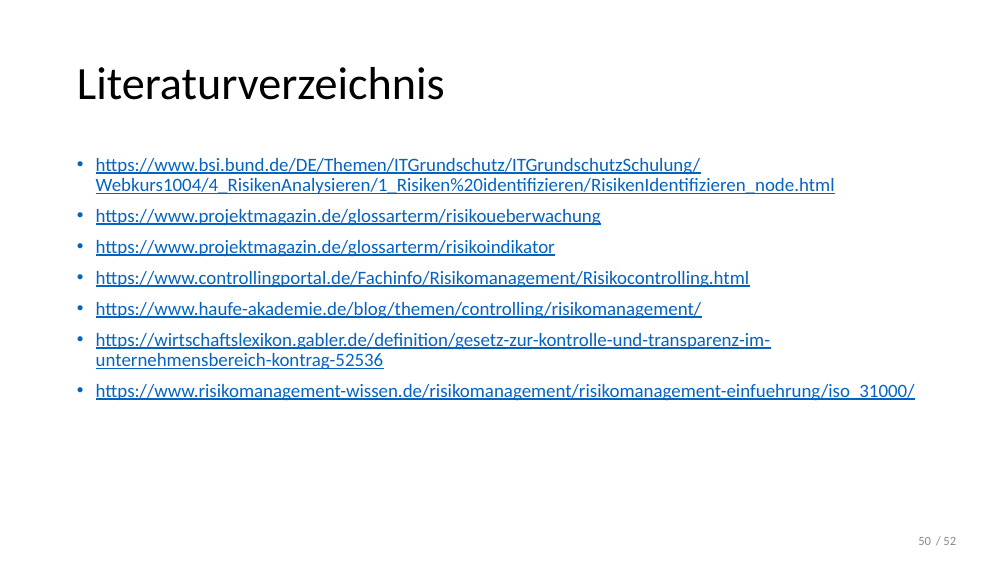
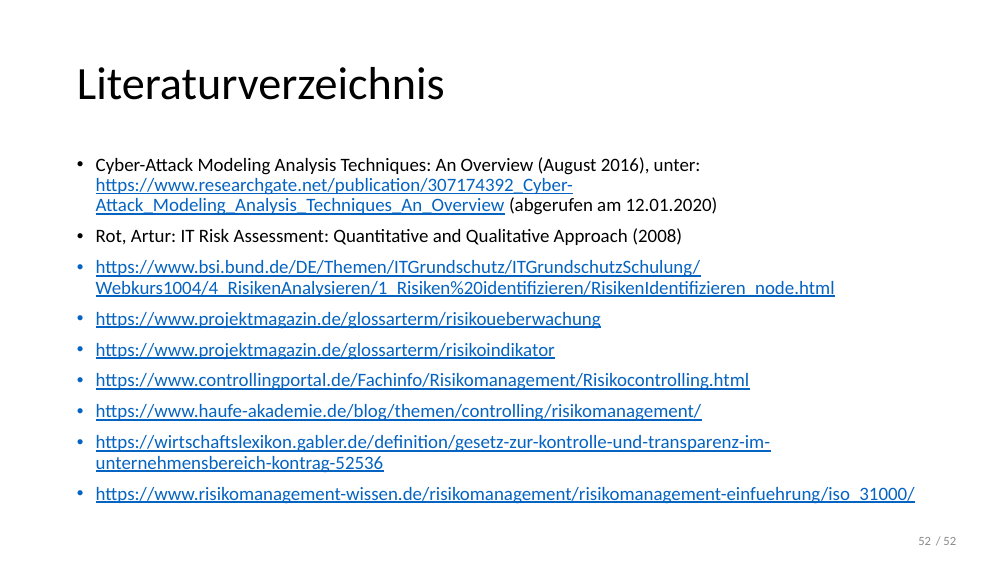
Before and after one commit to LennartDuemke/Sicherheit, a slide deck: slide 52 of Risikomanagement.pptx (slide 50 before the commit). Drawn at 1008x567 pixels with LibreOffice and Linux fonts; fonts in the diff are those of the drawing. Boxes give left, top, right and bottom in pixels: in the first picture for what was removed or moved away, otherwise in the second. Text is boxed around its words. In the diff, an @@ line names an element or a change of style, - is before the commit and + after.

```diff
--- a/Risikomanagement.pptx
+++ b/Risikomanagement.pptx
@@ text at <box>96,157,718,245</box>: paragraphs added @@
+• Cyber-Attack Modeling Analysis Techniques: An Overview (August 2016), unter: https://www.researchgate.net/publication/307174392_Cyber-Attack_Modeling_Analysis_Techniques_An_Overview (abgerufen am 12.01.2020)
+• Rot, Artur: IT Risk Assessment: Quantitative and Qualitative Approach (2008)
@@ page number at <box>918,537,931,545</box>: text changed @@
-50
+52
```
Also in this commit, not shown: 7 other slides changed, 2 slides added, 1 other file.
